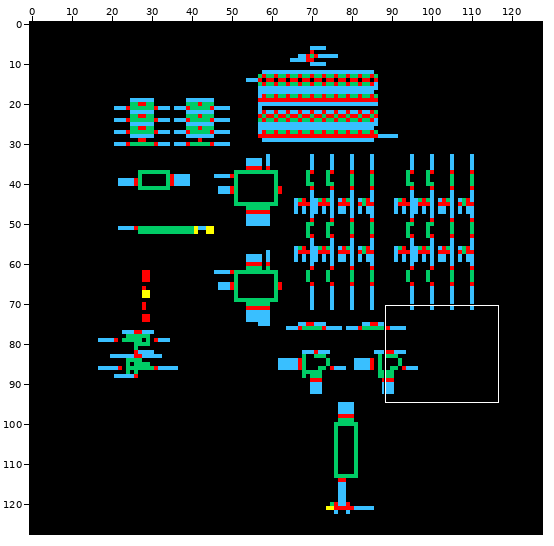
Two versions of one sprite sheet, eDRAMLib/eDRAM_simple_top/schematic/thumbnail_128x128.png. Above, an overview of the earlier version with the close-up marked.
Close-up. Before the commit:
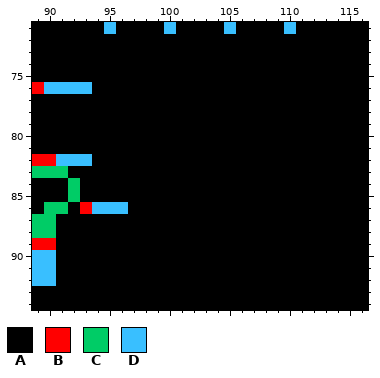
The file is 128x128 pixels. Shown: x 89..116, y 71..94.
Palette (. is transparent): A #000000  B #ff0000  C #00cc66  D #39bfff
Pixels before, first column x 89:
71 AAAAAADAAAADAAAADAAAADAAAAAA
72 AAAAAAAAAAAAAAAAAAAAAAAAAAAA
73 AAAAAAAAAAAAAAAAAAAAAAAAAAAA
74 AAAAAAAAAAAAAAAAAAAAAAAAAAAA
75 AAAAAAAAAAAAAAAAAAAAAAAAAAAA
76 BDDDDAAAAAAAAAAAAAAAAAAAAAAA
77 AAAAAAAAAAAAAAAAAAAAAAAAAAAA
78 AAAAAAAAAAAAAAAAAAAAAAAAAAAA
79 AAAAAAAAAAAAAAAAAAAAAAAAAAAA
80 AAAAAAAAAAAAAAAAAAAAAAAAAAAA
81 AAAAAAAAAAAAAAAAAAAAAAAAAAAA
82 BBDDDAAAAAAAAAAAAAAAAAAAAAAA
83 CCCAAAAAAAAAAAAAAAAAAAAAAAAA
84 AAACAAAAAAAAAAAAAAAAAAAAAAAA
85 AAACAAAAAAAAAAAAAAAAAAAAAAAA
86 ACCABDDDAAAAAAAAAAAAAAAAAAAA
87 CCAAAAAAAAAAAAAAAAAAAAAAAAAA
88 CCAAAAAAAAAAAAAAAAAAAAAAAAAA
89 BBAAAAAAAAAAAAAAAAAAAAAAAAAA
90 DDAAAAAAAAAAAAAAAAAAAAAAAAAA
91 DDAAAAAAAAAAAAAAAAAAAAAAAAAA
92 DDAAAAAAAAAAAAAAAAAAAAAAAAAA
93 AAAAAAAAAAAAAAAAAAAAAAAAAAAA
94 AAAAAAAAAAAAAAAAAAAAAAAAAAAA
The result:
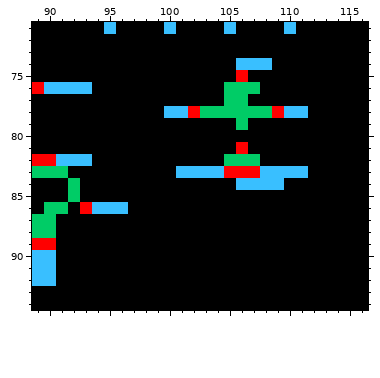
From old to new:
y 74: x 106..108 AAA -> DDD
y 75: x 106 A -> B
y 76: x 105..107 AAA -> CCC
y 77: x 105..106 AA -> CC
y 78: x 100..111 AAAAAAAAAAAA -> DDBCCCCCCBDD
y 79: x 106 A -> C
y 81: x 106 A -> B
y 82: x 105..107 AAA -> CCC
y 83: x 101..111 AAAAAAAAAAA -> DDDDBBBDDDD
y 84: x 106..109 AAAA -> DDDD
Boxes around the changes in both close-ups, in picture pixels (x1, y1, x2, y2):
changed: (164, 58, 308, 190)
